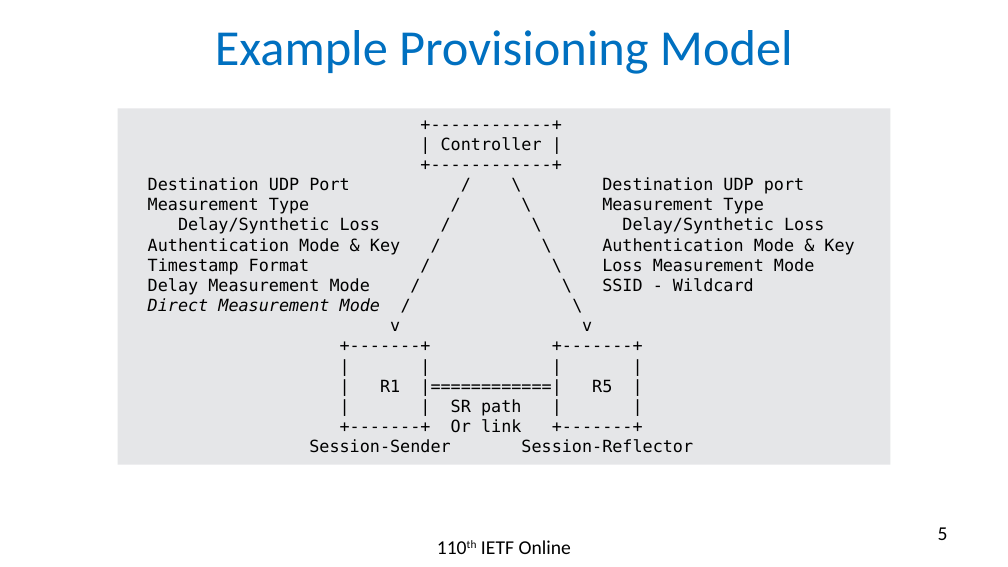
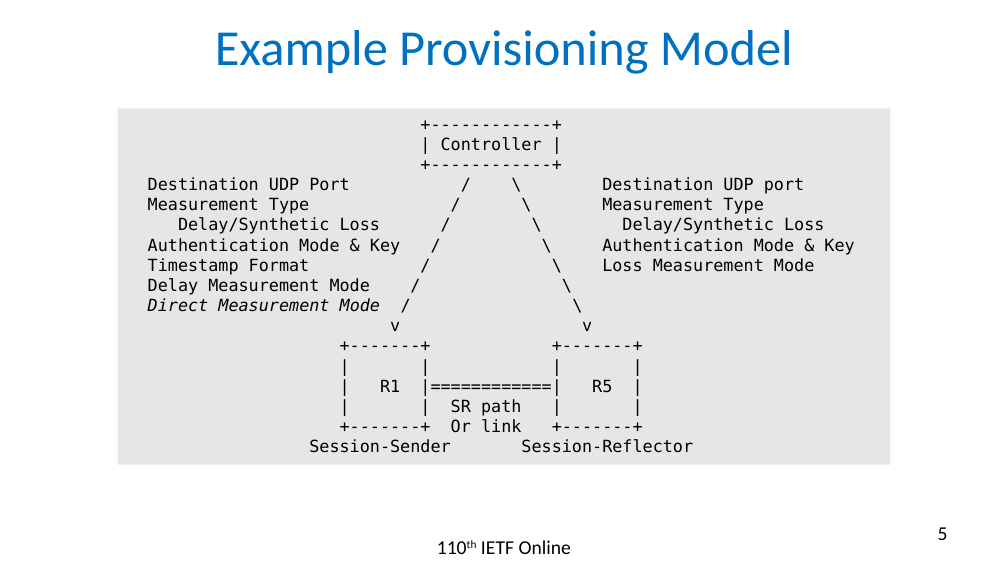
Before and after one commit to rakgandhi/ietf-slides, a slide deck: slide 5 of draft-gandhi-spring-stamp-srpm-04.pptx. Drawn at 1008x567 pixels with LibreOffice and Linux fonts; fonts in the diff are those of the drawing. Boxes give left, top, right and bottom in pixels: in the first picture for what was removed or moved away, otherwise in the second. Text is boxed around its words. In the diff, an @@ line names an element or a change of style, - is before the commit and + after.

```diff
--- a/draft-gandhi-spring-stamp-srpm-04.pptx
+++ b/draft-gandhi-spring-stamp-srpm-04.pptx
@@ text in rectangle at [148,278,370,295]: text changed @@
-Delay Measurement Mode / \ SSID - Wildcard
+Delay Measurement Mode / \
```
Also in this commit, not shown: 2 other slides changed, 1 other file.
